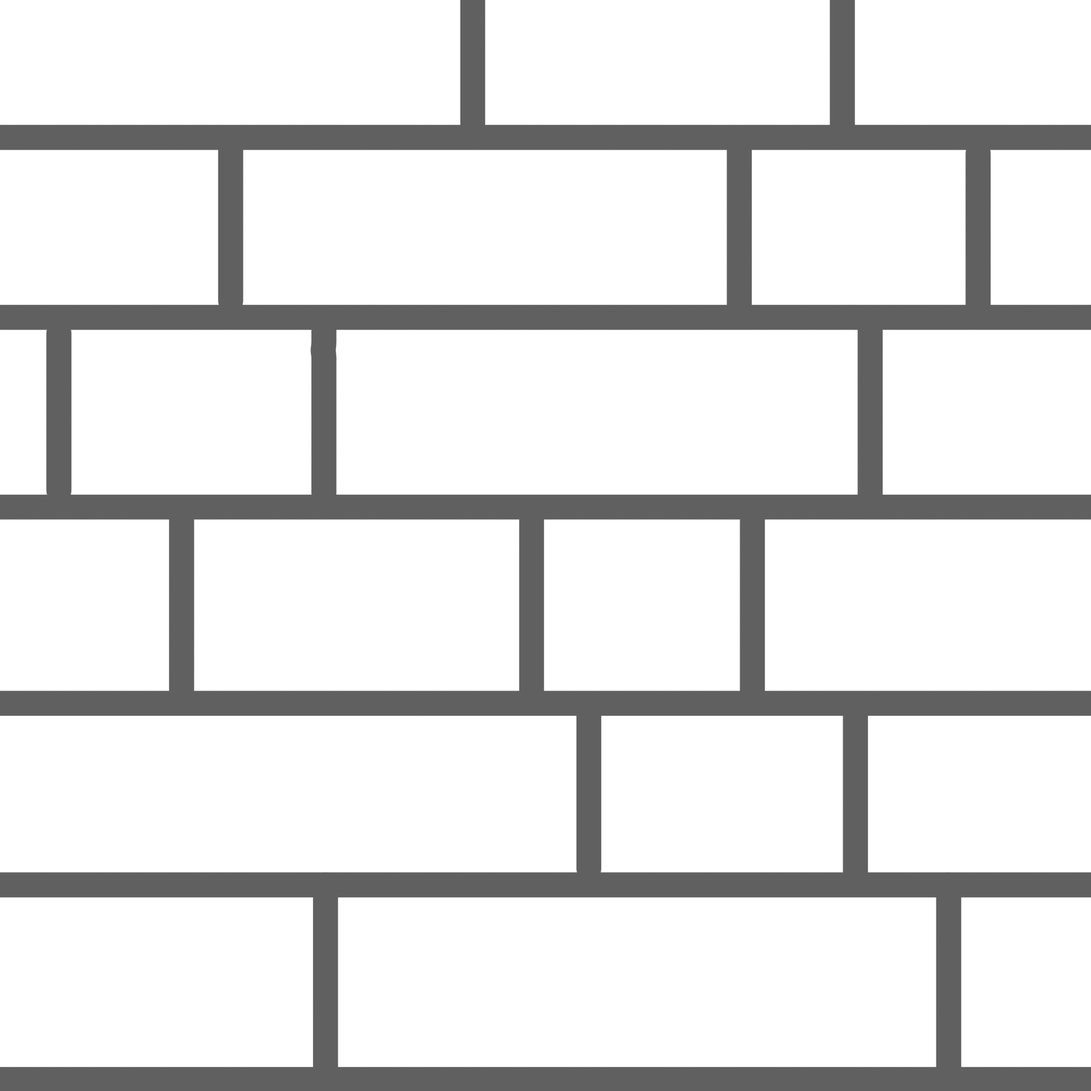
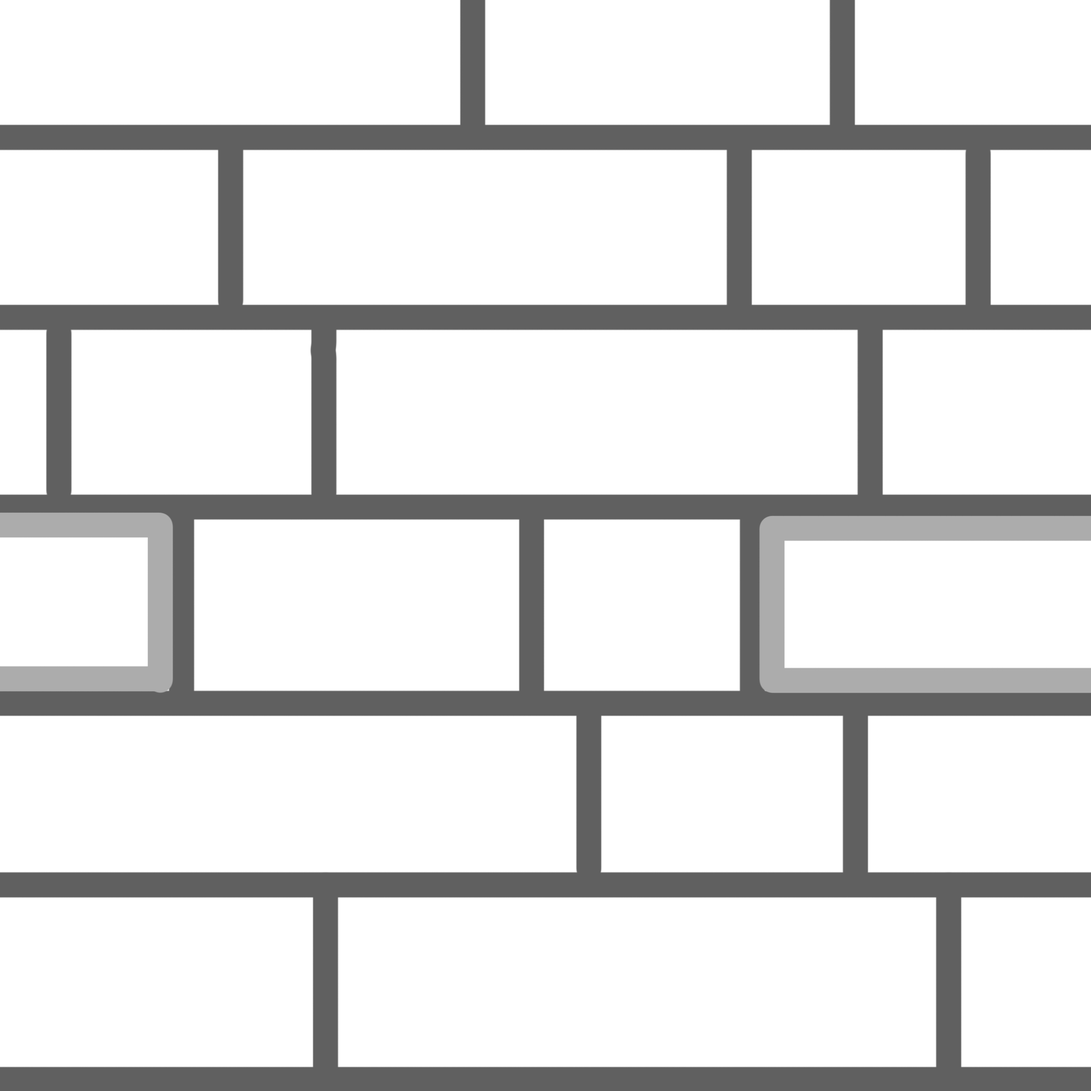
Two versions of the same layered image (1091×1091). Layer-by-layer changes:
added layer "Background copy" above "Layer 1" over [0, 0, 1091, 1069]
